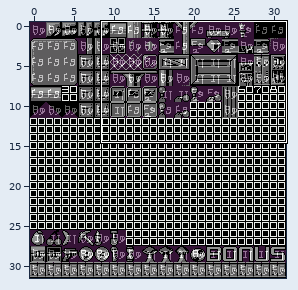
Two states of a Tiled map, gfx/metatiles.tmx. Above, an overview of the earlier version with the close-up marked.
Close-up. Before the edit:
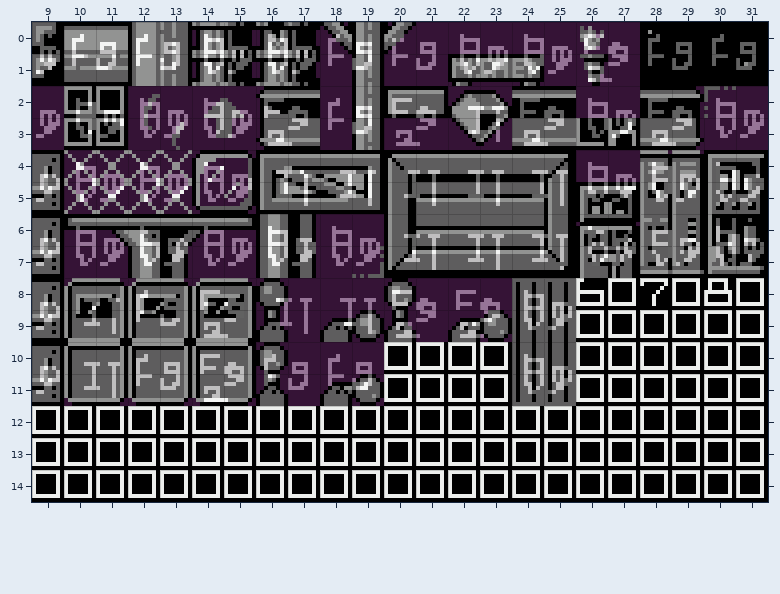
Cells are 8x8 px. Shown: x 9..31, y 0..14. Tiles whose own drawing changed are shown in their newer look in all pictures.
Once edited:
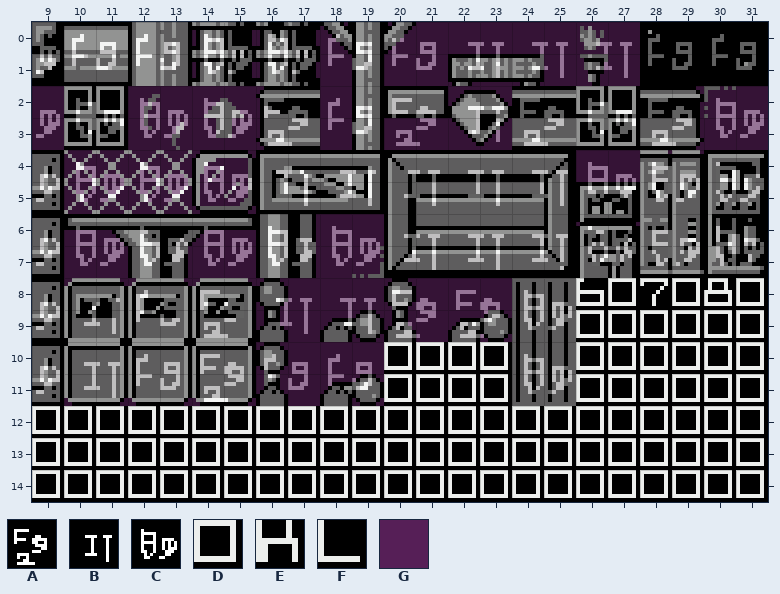
Key: from "colorsets": A 1, B 2, C 3; from "tiles": D 0, E 20, F 21, G 224.
_ is an empty cell.
Tiles replaced or removed in this view: A, C, E, F, G.
Changes in this commit:
Changed rows in their new state; . is an unchanged cell.
Layer "Names":
first column x 26:
 2 DD
 3 DD
Layer "Color":
first column x 22:
 1 B.B.B
Changed places in both close-ups, as pixel boxes (x1, y1, x2, y2):
changed: (460, 34, 640, 146)
